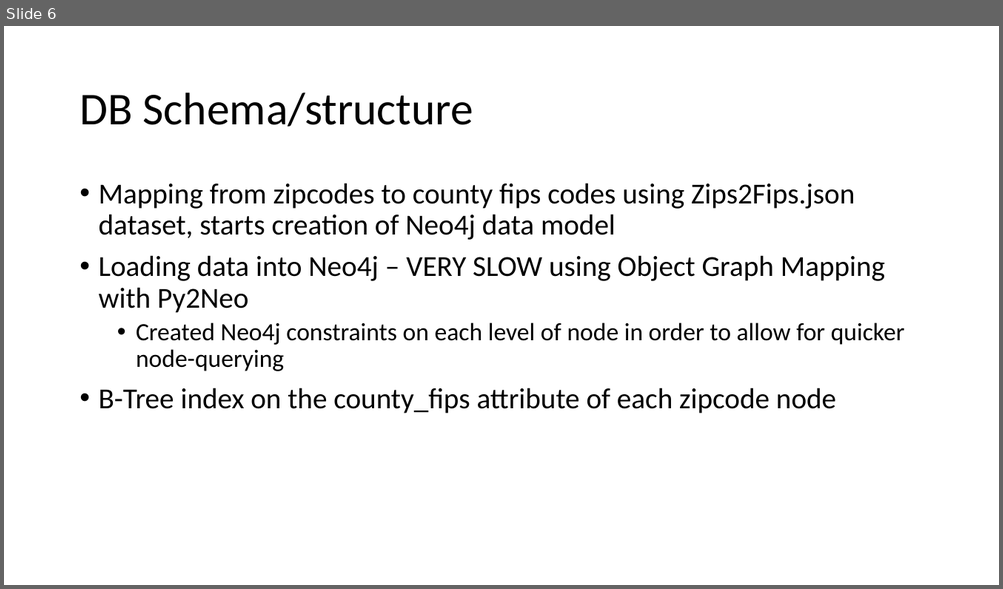
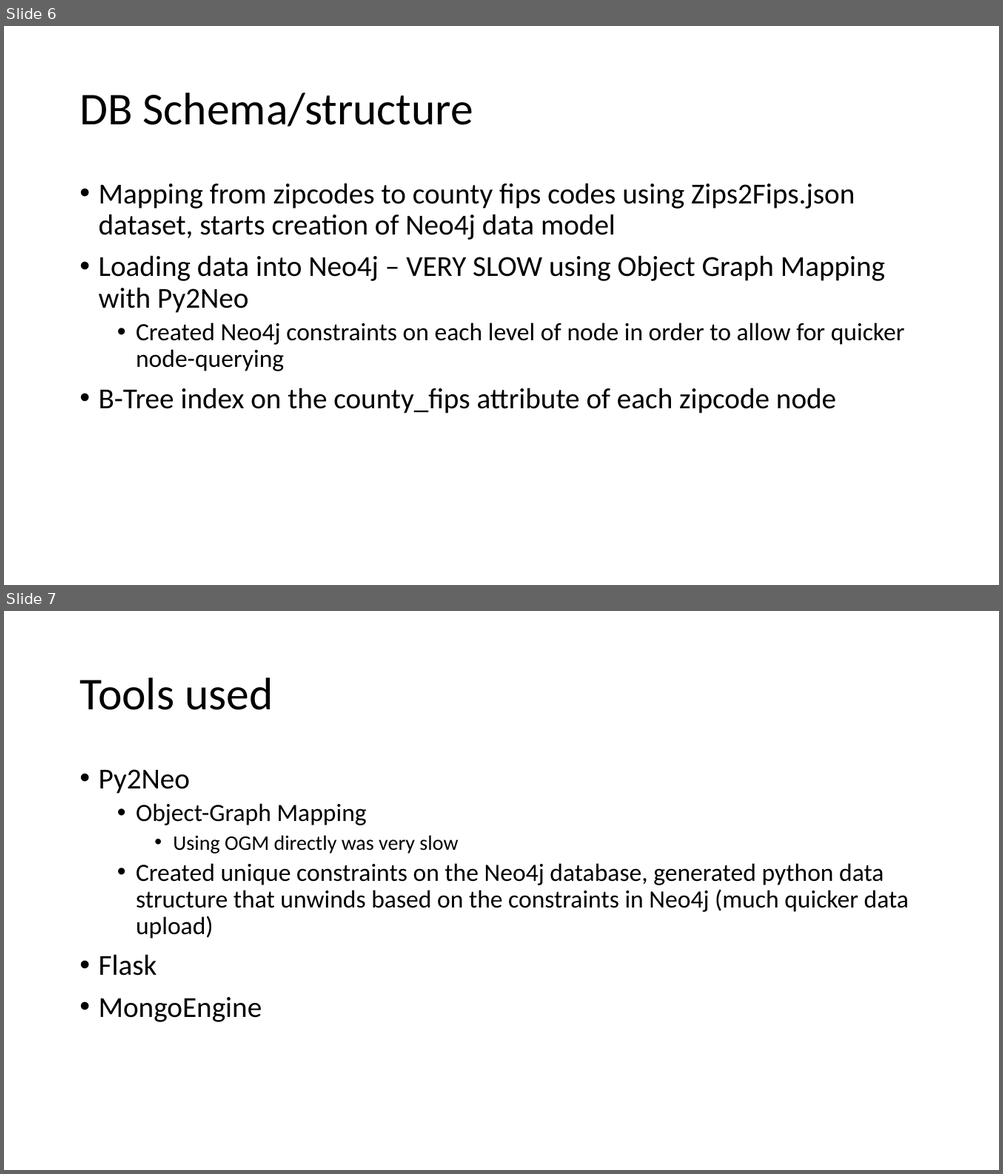
Before and after one commit to abpwrs/ece-5995-fa20-final-project, a slide deck: Final_presentation.pptx. Shown one above the other, each under a label of ours: slide 6 before the commit, slides 6 and 7 after it. The pictures are 1003x589 and 1003x1174 pixels, drawn with LibreOffice and Linux fonts; fonts in the diff are those of the drawing. Boxes give left, top, right and bottom in pixels: in the first picture for what was removed or moved away, otherwise in the second. Text is boxed around its words. In the diff, an @@ line names an element or a change of style, - is before the commit and + after.

```diff
--- a/Final_presentation.pptx
+++ b/Final_presentation.pptx
@@ slide 7 added at [4, 611, 999, 1170], background #FFFFFF @@
@@ title added at [79, 678, 273, 710], 44 pt, text #000000 @@
+Tools used
@@ text added at [99, 769, 908, 1022], 24 pt, text #000000 @@
+• Py2Neo
+  • Object-Graph Mapping
+    • Using OGM directly was very slow
+  • Created unique constraints on the Neo4j database, generated python data structure that unwinds based on the constraints in Neo4j (much quicker data upload)
+• Flask
+• MongoEngine
```
Also in this commit, not shown: 4 other slides added, 1 slide removed.
